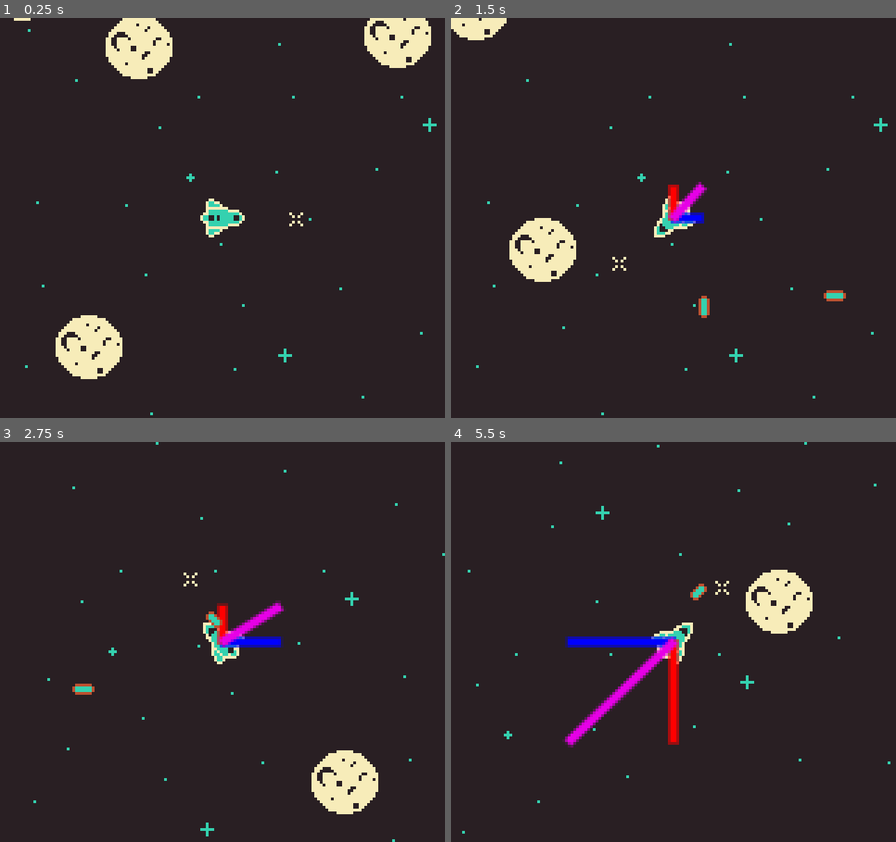
Above: before the commit, frames 1-4 (two rows, left to right).
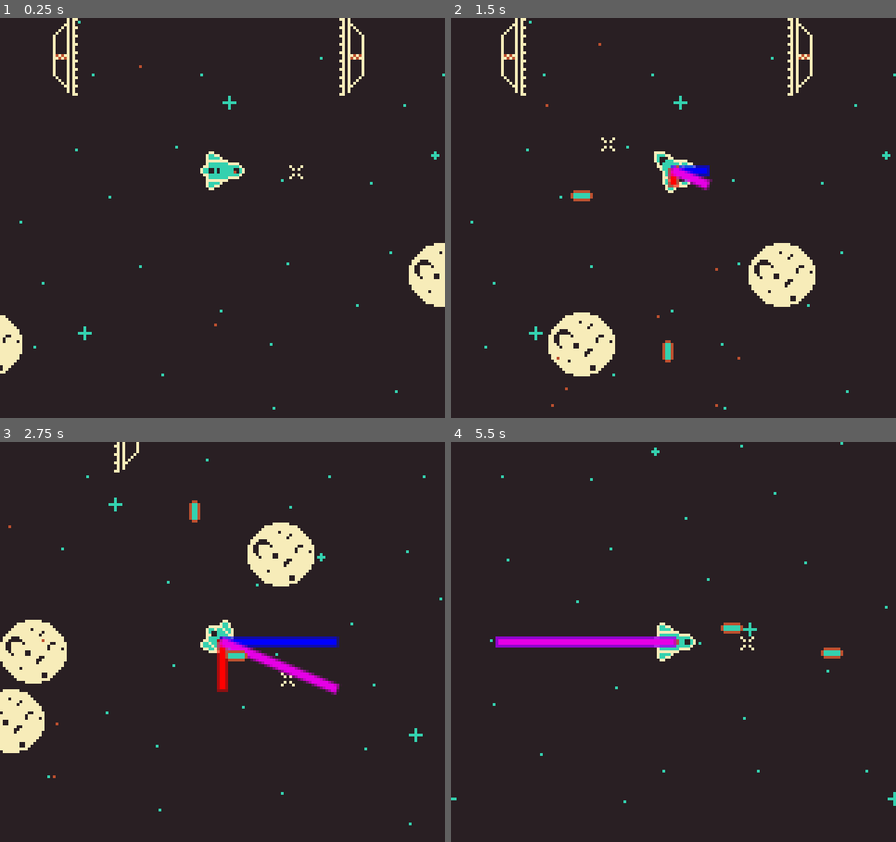
Above: after the commit, the same moments.

Repository: nefrace/starspace
Game: Godot game, scene res://test.tscn
Two runs of this game, one before a commit and one after it. Both use one fixed random seed, a clock stepped at 60 frames per second and the inputs below.
Inputs:
- Up to frame 1 (0.25 s): no input
- Up to frame 2 (1.5 s): tap Enter at 0.5 s; hold Right (ui_right) 0.53-1.28 s; hold Z (fire) 0.53-1.28 s; hold Down (ui_down) from 1.28 s (still down); tap V at 1.35 s
- Up to frame 3 (2.75 s): release Down (ui_down) at 2.03 s; hold Right (ui_right) from 2.03 s (still down); hold Z (fire) from 2.03 s (still down)
- Up to frame 4 (5.5 s): release Right (ui_right) at 2.78 s; release Z (fire) at 2.78 s; hold Up (ui_up) 2.78-3.53 s; tap V at 2.85, 4.35 s; hold Z (fire) 3.53-4.28 s; hold Left (ui_left) 3.53-5.03 s; hold Down (ui_down) from 5.03 s (still down); hold Z (fire) from 5.03 s (still down)

The runs differ from the first frame. In frame 1, 8.5% of the frame differs, in the area x 0-100%, y 0-100%; in frame 2, 9.0%; in frame 3, 9.5%; in frame 4, 5.4%.

Commit message:
Portal friction field, world bounds

Diff:
--- a/Entities/Asteroid/Asteroid.gd
+++ b/Entities/Asteroid/Asteroid.gd
@@ -4,6 +4,8 @@
 @export var initial_velocity: Vector2 = Vector2.ZERO
 @export var random_max_velocity: float = 40.0
 @export var health: int = 3
+
+var slowdown: bool = false
 
 # Called when the node enters the scene tree for the first time.
 func _ready():
@@ -14,10 +16,19 @@
 
 # Called every frame. 'delta' is the elapsed time since the previous frame.
 func _process(delta):
-	pass
+	if slowdown:
+		velocity = velocity.move_toward(Vector2.ZERO, 10.0 * delta)
 
 func receive_damage(dmg: int, from: Node2D):
 	health -= dmg
 	if health <= 0:
 		die()
 		queue_free()
+
+
+func _on_rail_field_area_area_entered(area):
+	slowdown = true
+
+
+func _on_rail_field_area_area_exited(area):
+	slowdown = false
--- a/Entities/Asteroid/Asteroid.tscn
+++ b/Entities/Asteroid/Asteroid.tscn
@@ -11,6 +11,9 @@
 
 [sub_resource type="CircleShape2D" id="CircleShape2D_u0ic4"]
 radius = 11.0
+
+[sub_resource type="RectangleShape2D" id="RectangleShape2D_ndcka"]
+size = Vector2(26, 28)
 
 [node name="Asteroid" type="CharacterBody2D"]
 collision_layer = 3
@@ -29,3 +32,14 @@
 
 [node name="VisibleOnScreenEnabler2D" type="VisibleOnScreenEnabler2D" parent="."]
 rect = Rect2(-20, -20, 40, 40)
+
+[node name="RailFieldArea" type="Area2D" parent="."]
+collision_layer = 16
+collision_mask = 8
+monitorable = false
+
+[node name="CollisionShape2D" type="CollisionShape2D" parent="RailFieldArea"]
+shape = SubResource("RectangleShape2D_ndcka")
+
+[connection signal="area_entered" from="RailFieldArea" to="." method="_on_rail_field_area_area_entered"]
+[connection signal="area_exited" from="RailFieldArea" to="." method="_on_rail_field_area_area_exited"]
--- a/Entities/Basic/Base.gd
+++ b/Entities/Basic/Base.gd
@@ -11,7 +11,7 @@
 	var collided: bool = move_and_slide()
 	if collided:
 		var collision: KinematicCollision2D = get_last_slide_collision()
-		var collider: CharacterBody2D = collision.get_collider()
+		var collider: PhysicsBody2D = collision.get_collider()
 		if collider.has_method("react_to_hit"):
 			collider.react_to_hit(self)
 		if collider.is_in_group("colliders"):
--- a/Entities/Bullet/Bullet.tscn
+++ b/Entities/Bullet/Bullet.tscn
@@ -8,6 +8,7 @@
 radius = 5.0
 
 [node name="Bullet" type="CharacterBody2D"]
+motion_mode = 1
 script = ExtResource("1_xf1ak")
 
 [node name="Sprite" type="Sprite2D" parent="."]
--- a/Entities/Player/player.tscn
+++ b/Entities/Player/player.tscn
@@ -13,6 +13,11 @@
 [node name="Player" type="CharacterBody2D" node_paths=PackedStringArray("shoot_points")]
 motion_mode = 1
 script = ExtResource("1_gwo65")
+max_thrust = 300.0
+thrust_acceleration = 600.0
+speed = 100.0
+rotation_acceleration = 8000.0
+rotation_decceleration = 8000.0
 shoot_points = [NodePath("Sprite/RotatingCenter/ShootL"), NodePath("Sprite/RotatingCenter/ShootR")]
 projectile = ExtResource("2_sv84r")
 
--- /dev/null
+++ b/Entities/PortalFrame/PortalFrame.tscn
@@ -0,0 +1,53 @@
+[gd_scene load_steps=5 format=3 uid="uid://73gnola5a1iq"]
+
+[ext_resource type="Texture2D" uid="uid://cggamrhbk6rvf" path="res://Entities/PortalFrame/portal_frame.png" id="1_ysooh"]
+
+[sub_resource type="RectangleShape2D" id="RectangleShape2D_dp4bd"]
+size = Vector2(112, 28)
+
+[sub_resource type="RectangleShape2D" id="RectangleShape2D_ij8dm"]
+size = Vector2(88, 526)
+
+[sub_resource type="ParticleProcessMaterial" id="ParticleProcessMaterial_u7xgm"]
+lifetime_randomness = 0.33
+emission_shape = 3
+emission_box_extents = Vector3(44.705, 480, 1)
+particle_flag_disable_z = true
+orbit_velocity_min = 0.0
+orbit_velocity_max = 0.0
+turbulence_enabled = true
+
+[node name="PortalFrame" type="Node2D"]
+
+[node name="PortalFrame" type="Sprite2D" parent="."]
+position = Vector2(-52, 0)
+texture = ExtResource("1_ysooh")
+region_enabled = true
+region_rect = Rect2(0, 0, 11, 32)
+
+[node name="PortalFrame2" type="Sprite2D" parent="."]
+position = Vector2(53, 0)
+texture = ExtResource("1_ysooh")
+region_enabled = true
+region_rect = Rect2(21, 0, 11, 32)
+
+[node name="StaticBody2D" type="StaticBody2D" parent="."]
+
+[node name="CollisionShape2D" type="CollisionShape2D" parent="StaticBody2D"]
+shape = SubResource("RectangleShape2D_dp4bd")
+
+[node name="RailField" type="Area2D" parent="."]
+collision_layer = 8
+collision_mask = 24
+
+[node name="CollisionShape2D" type="CollisionShape2D" parent="RailField"]
+position = Vector2(0, 249)
+shape = SubResource("RectangleShape2D_ij8dm")
+
+[node name="GPUParticles2D" type="GPUParticles2D" parent="RailField"]
+modulate = Color(0.741176, 0.313726, 0.184314, 1)
+position = Vector2(0, 249)
+amount = 128
+process_material = SubResource("ParticleProcessMaterial_u7xgm")
+lifetime = 3.9
+visibility_rect = Rect2(-100, -280, 199.255, 560)
--- a/test.tscn
+++ b/test.tscn
@@ -1,10 +1,33 @@
-[gd_scene load_steps=4 format=3 uid="uid://gmbo34pgy1rv"]
+[gd_scene load_steps=6 format=3 uid="uid://gmbo34pgy1rv"]
 
 [ext_resource type="PackedScene" uid="uid://dwjf8f36u4nc3" path="res://Entities/Player/player.tscn" id="1_q4ixd"]
 [ext_resource type="Texture2D" uid="uid://tulmpn4rv2hj" path="res://gfx/background.png" id="1_xcrb8"]
 [ext_resource type="PackedScene" uid="uid://bwfubn1xukra5" path="res://Entities/Asteroid/Asteroid.tscn" id="2_skwat"]
+[ext_resource type="PackedScene" uid="uid://73gnola5a1iq" path="res://Entities/PortalFrame/PortalFrame.tscn" id="4_mi7q7"]
+
+[sub_resource type="WorldBoundaryShape2D" id="WorldBoundaryShape2D_75moq"]
+normal = Vector2(1, 0)
 
 [node name="Node2D" type="Node2D"]
+
+[node name="Bounds" type="StaticBody2D" parent="."]
+
+[node name="CollisionShape2D" type="CollisionShape2D" parent="Bounds"]
+shape = SubResource("WorldBoundaryShape2D_75moq")
+
+[node name="CollisionShape2D4" type="CollisionShape2D" parent="Bounds"]
+rotation = 1.57079
+shape = SubResource("WorldBoundaryShape2D_75moq")
+
+[node name="CollisionShape2D3" type="CollisionShape2D" parent="Bounds"]
+position = Vector2(480, 0)
+rotation = 3.14159
+shape = SubResource("WorldBoundaryShape2D_75moq")
+
+[node name="CollisionShape2D2" type="CollisionShape2D" parent="Bounds"]
+position = Vector2(0, 432)
+rotation = -1.57079
+shape = SubResource("WorldBoundaryShape2D_75moq")
 
 [node name="ParallaxBackground" type="ParallaxBackground" parent="."]
 scroll_base_scale = Vector2(0.5, 0.5)
@@ -17,42 +40,63 @@
 centered = false
 
 [node name="Player" parent="." instance=ExtResource("1_q4ixd")]
-position = Vector2(78, 56)
+position = Vector2(222, 55)
 
 [node name="Camera2D" type="Camera2D" parent="Player"]
+limit_left = 0
+limit_top = 0
+limit_right = 480
+limit_bottom = 432
 
 [node name="Asteroid" parent="." instance=ExtResource("2_skwat")]
-position = Vector2(204, 130)
+position = Vector2(99, 72)
+random_start = false
+initial_velocity = Vector2(36.495, 0)
 
 [node name="Asteroid2" parent="." instance=ExtResource("2_skwat")]
-position = Vector2(181, 75)
+position = Vector2(128, 118)
+random_start = false
+initial_velocity = Vector2(43.725, 0)
 
 [node name="Asteroid3" parent="." instance=ExtResource("2_skwat")]
-position = Vector2(146, -2)
+position = Vector2(86, 169)
+random_start = false
+initial_velocity = Vector2(43.725, 0)
 
 [node name="Asteroid4" parent="." instance=ExtResource("2_skwat")]
-position = Vector2(5, -23)
+position = Vector2(86, 169)
+random_start = false
+initial_velocity = Vector2(41.015, 0)
 
 [node name="Asteroid5" parent="." instance=ExtResource("2_skwat")]
-position = Vector2(-75, 71)
+position = Vector2(154, 223)
+random_start = false
+initial_velocity = Vector2(60.855, 0)
 
 [node name="Asteroid6" parent="." instance=ExtResource("2_skwat")]
-position = Vector2(0, 181)
+position = Vector2(89, 221)
+random_start = false
+initial_velocity = Vector2(34.54, 0)
 
 [node name="Asteroid7" parent="." instance=ExtResource("2_skwat")]
-position = Vector2(30, 110)
+position = Vector2(350, 58)
+random_start = false
+initial_velocity = Vector2(-34.54, 0)
 
 [node name="Asteroid8" parent="." instance=ExtResource("2_skwat")]
-position = Vector2(119, 167)
+position = Vector2(308, 93)
+random_start = false
+initial_velocity = Vector2(-31.24, 0)
 
 [node name="Asteroid9" parent="." instance=ExtResource("2_skwat")]
-position = Vector2(236, 6)
+position = Vector2(291, 163)
+random_start = false
+initial_velocity = Vector2(-55.08, 0)
 
 [node name="Asteroid10" parent="." instance=ExtResource("2_skwat")]
-position = Vector2(55, -2)
+position = Vector2(301, 217)
+random_start = false
+initial_velocity = Vector2(-55.08, 0)
 
-[node name="Asteroid11" parent="." instance=ExtResource("2_skwat")]
-position = Vector2(-67, 147)
-
-[node name="Asteroid12" parent="." instance=ExtResource("2_skwat")]
-position = Vector2(-67, 147)
+[node name="PortalFrame" parent="." instance=ExtResource("4_mi7q7")]
+position = Vector2(216, 14)
Not shown: 1 places in Entities/Asteroid/Asteroid.tscn that only renumber resources
Binary file added: Entities/PortalFrame/portal_frame.png
Not shown, added: Entities/PortalFrame/portal_frame.png.import
